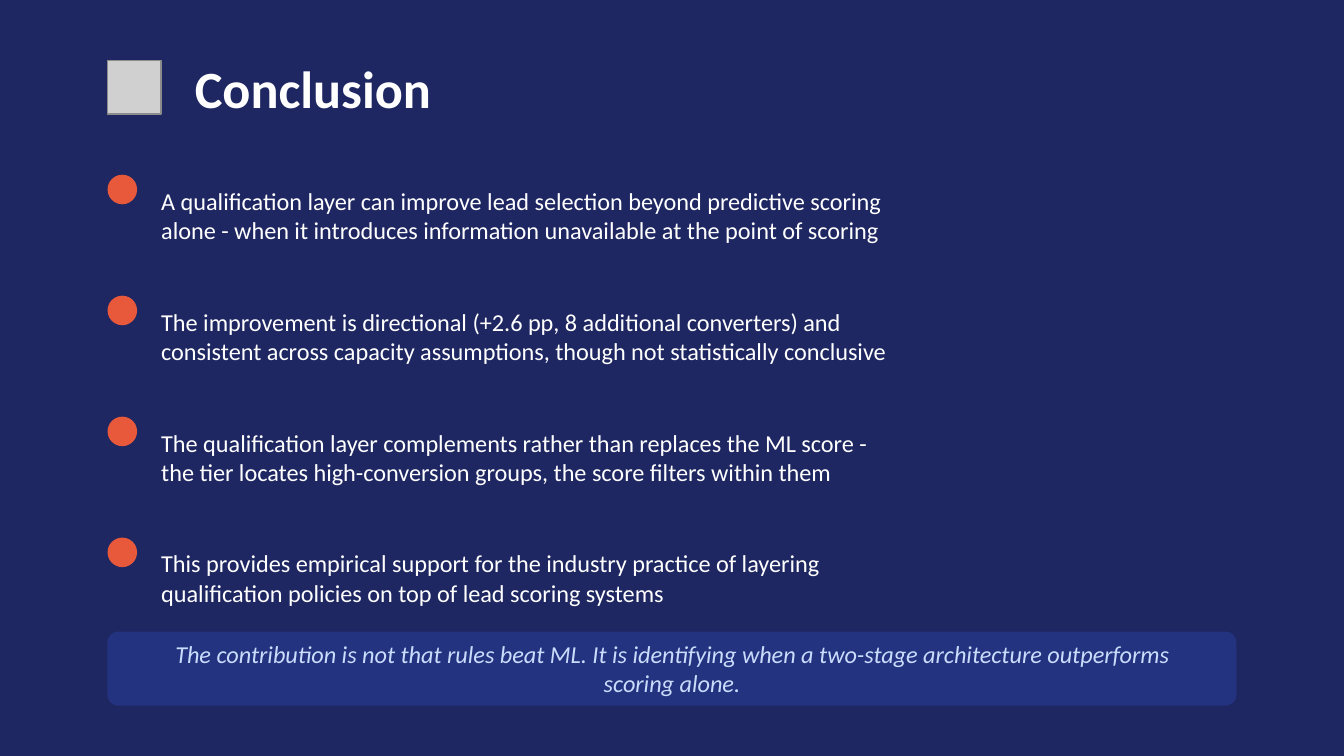
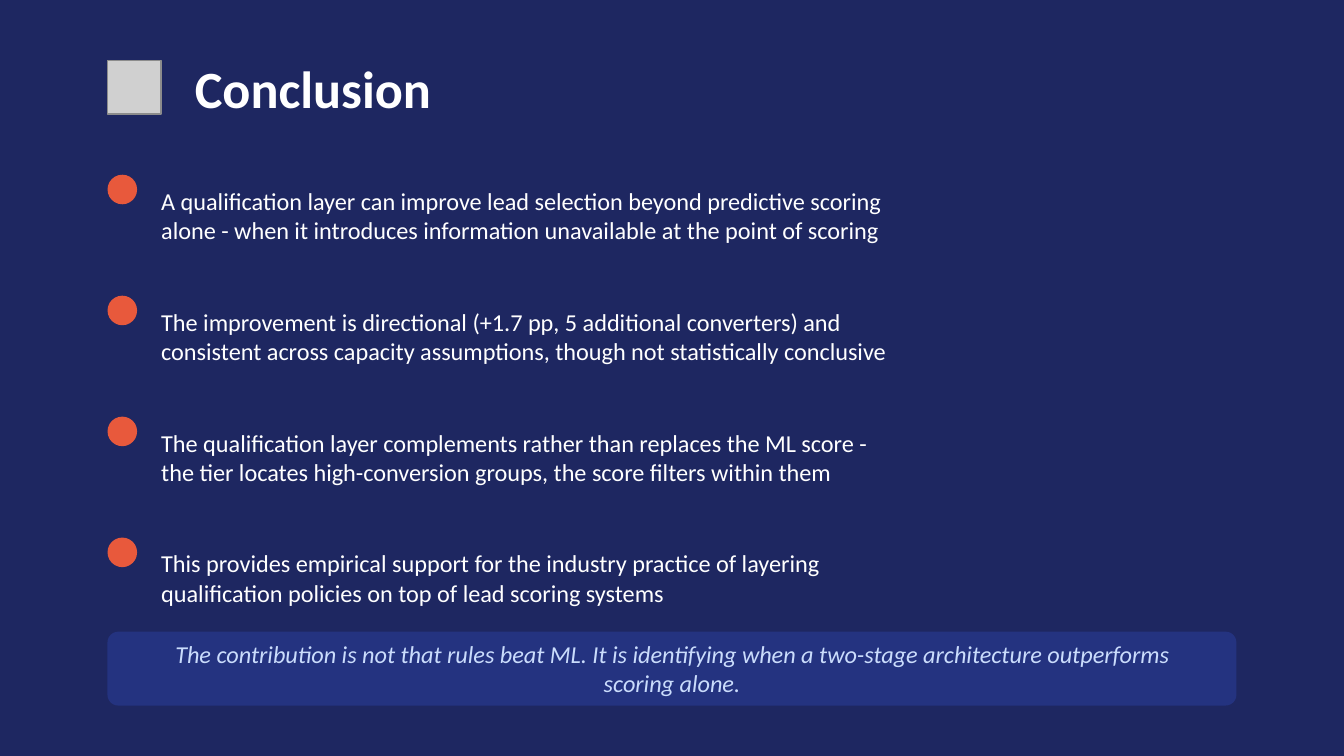
Before and after one commit to thomami244/Masters_Constrained_Lead_Qualification, a slide deck: slide 12 of dissertation_presentation_v2.pptx. Drawn at 1344x756 pixels with LibreOffice and Linux fonts; fonts in the diff are those of the drawing; grey boxes stand for pictures. Boxes give left, top, right and bottom in pixels: in the first picture for what was removed or moved away, otherwise in the second. Text is boxed around its words. In the diff, an @@ line names an element or a change of style, - is before the commit and + after.

```diff
--- a/dissertation_presentation_v2.pptx
+++ b/dissertation_presentation_v2.pptx
@@ text at bbox=[161, 313, 840, 335]: text changed @@
-The improvement is directional (+2.6 pp, 8 additional converters) and
+The improvement is directional (+1.7 pp, 5 additional converters) and
```
Also in this commit, not shown: 4 other slides changed.
